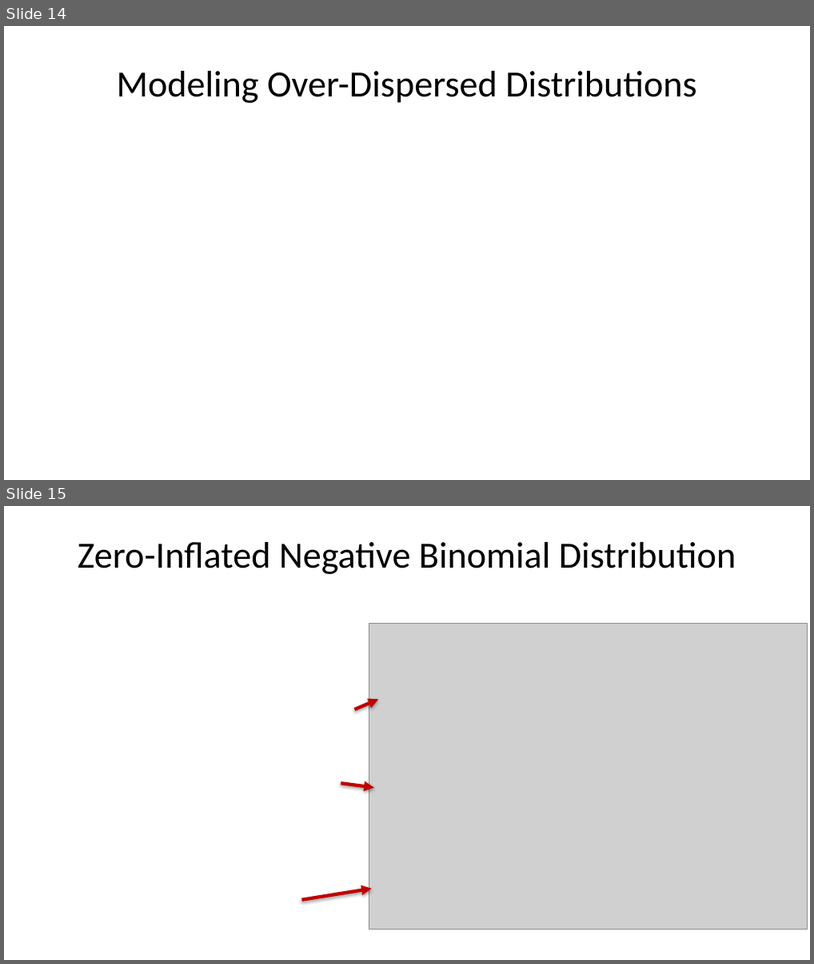
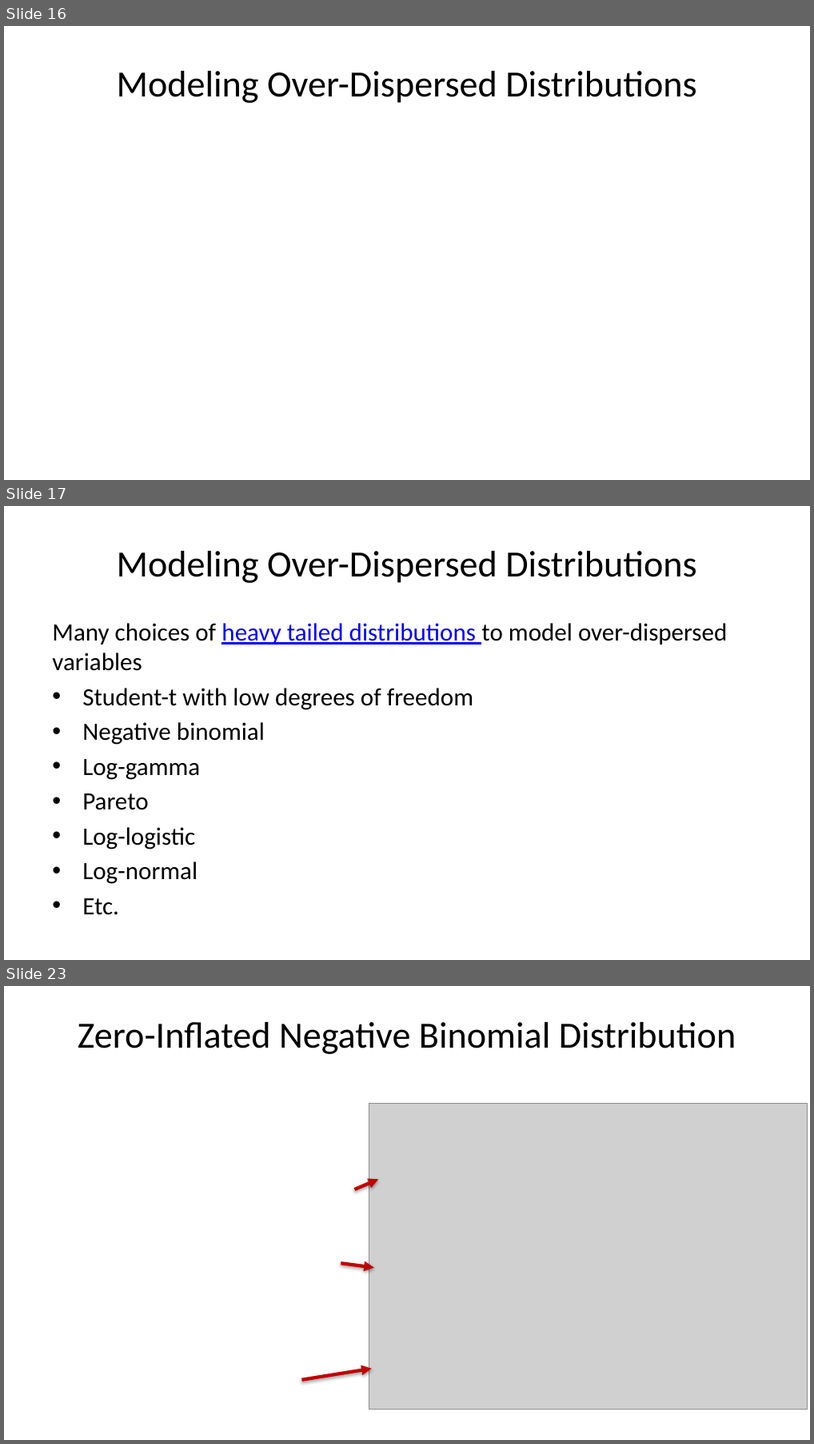
Before and after one commit to StephenElston/CSCI-E-83, a slide deck: LectureSlides/10b_ModelsFor OutliersAndOverdispersion.pptx. Shown one above the other, each under a label of ours: slides 14 and 15 before the commit, slides 16, 17 and 23 after it; the slides between them are not shown. The pictures are 814x964 and 814x1444 pixels, drawn with LibreOffice and Linux fonts; fonts in the diff are those of the drawing; grey boxes stand for pictures. Boxes give left, top, right and bottom in pixels: in the first picture for what was removed or moved away, otherwise in the second. Text is boxed around its words. In the diff, an @@ line names an element or a change of style, - is before the commit and + after.

Commit message:
Added material on negative binomial distribution to deck

```diff
--- a/LectureSlides/10b_ModelsFor OutliersAndOverdispersion.pptx
+++ b/LectureSlides/10b_ModelsFor OutliersAndOverdispersion.pptx
@@ slide 17 added at (4, 506, 810, 960), background #FFFFFF @@
@@ title added at (117, 551, 698, 583), 33 pt, text #000000 @@
+Modeling Over-Dispersed Distributions
@@ text added at (52, 623, 727, 915), 22.2 pt, text #000000 @@
+Many choices of heavy tailed distributions to model over-dispersed variables
+• Student-t with low degrees of freedom
+• Negative binomial
+• Log-gamma
+• Pareto
+• Log-logistic
+• Log-normal
+• Etc.
@@ what was slide 14 is now slide 16 @@
@@ what was slide 15 is now slide 23 @@
```
Also in this commit, not shown: 6 slides changed, 10 other slides added, 2 slides removed.
